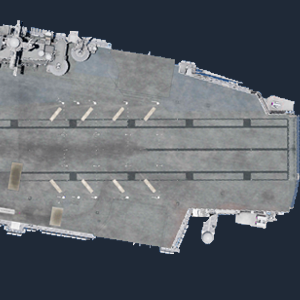
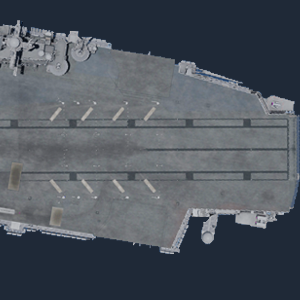
Two versions of the same layered image (300x300). Layer-by-layer changes:
"Layer 1": opacity 100% → 75% over bbox(0, 20, 300, 254)
